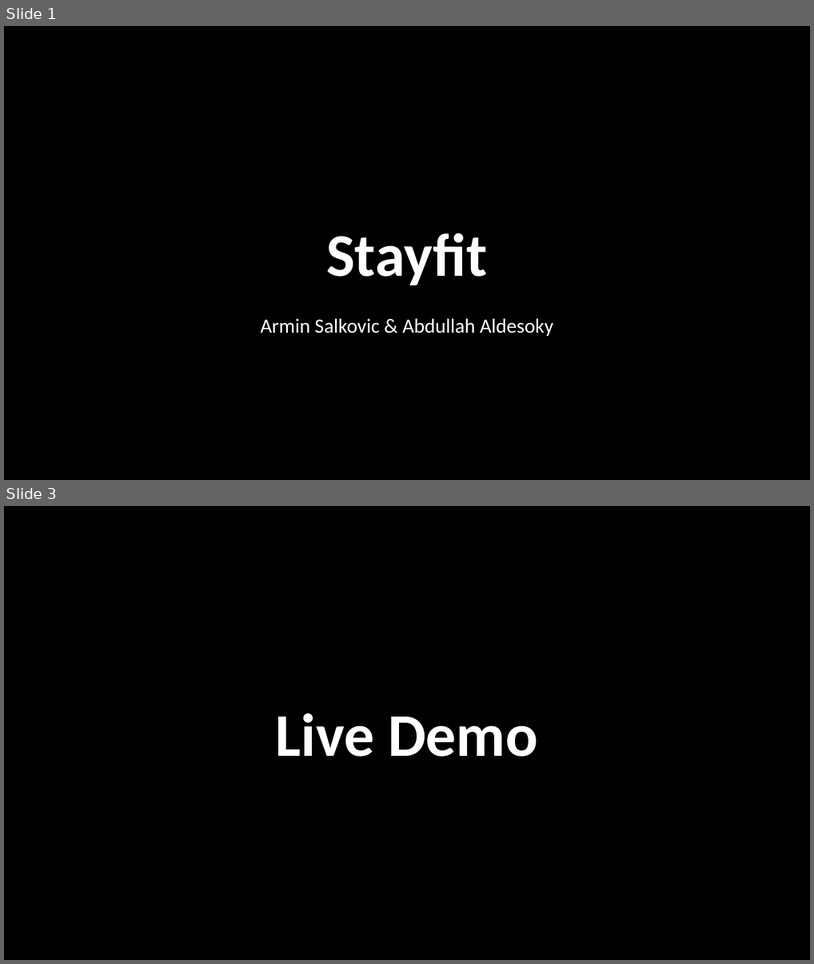
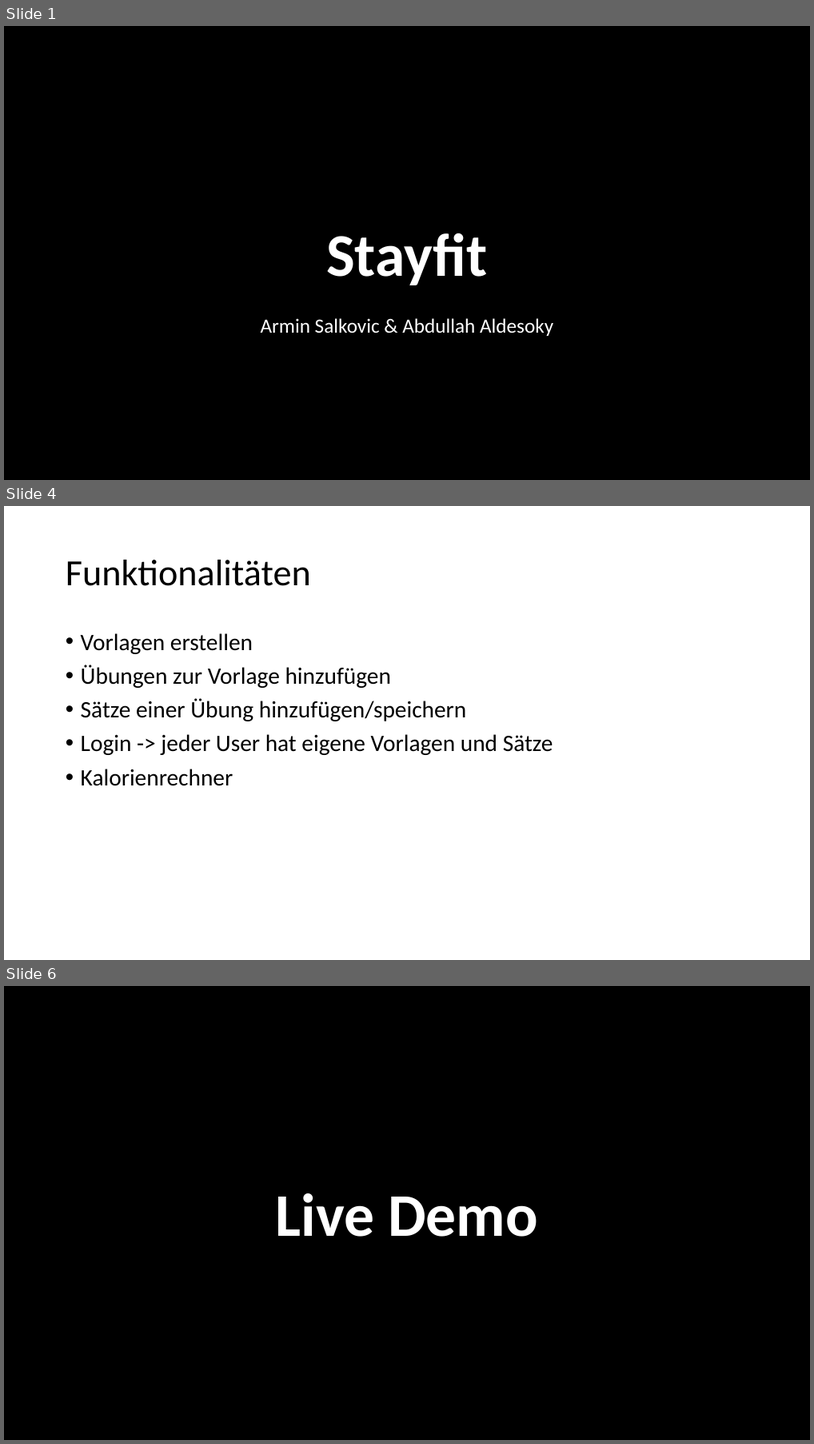
Before and after one commit to ab321/stayfit, a slide deck: powerpoint/stayfit.pptx. Shown one above the other, each under a label of ours: slides 1 and 3 before the commit, slides 1, 4 and 6 after it; the slides between them are not shown. The pictures are 814x964 and 814x1444 pixels, drawn with LibreOffice and Linux fonts; fonts in the diff are those of the drawing; background and template pictures are left out. Boxes give left, top, right and bottom in pixels: in the first picture for what was removed or moved away, otherwise in the second. Text is boxed around its words. In the diff, an @@ line names an element or a change of style, - is before the commit and + after.

```diff
--- a/powerpoint/stayfit.pptx
+++ b/powerpoint/stayfit.pptx
@@ slide 4 added at bbox=[4, 506, 810, 960], background #FFFFFF @@
@@ title added at bbox=[66, 560, 311, 586], 44 pt, text #000000 @@
+Funktionalitäten
@@ text added at bbox=[81, 633, 554, 786], 28 pt, text #000000 @@
+• Vorlagen erstellen
+• Übungen zur Vorlage hinzufügen
+• Sätze einer Übung hinzufügen/speichern
+• Login -> jeder User hat eigene Vorlagen und Sätze
+• Kalorienrechner
@@ what was slide 3 is now slide 6 @@
```
Also in this commit, not shown: 3 other slides added, 1 slide removed, 2 other files.
